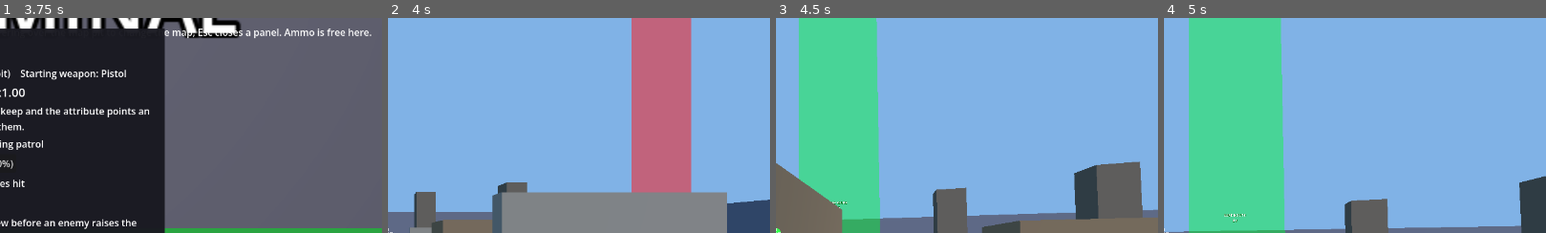
Above: before the commit, frames 1-4 (left to right).
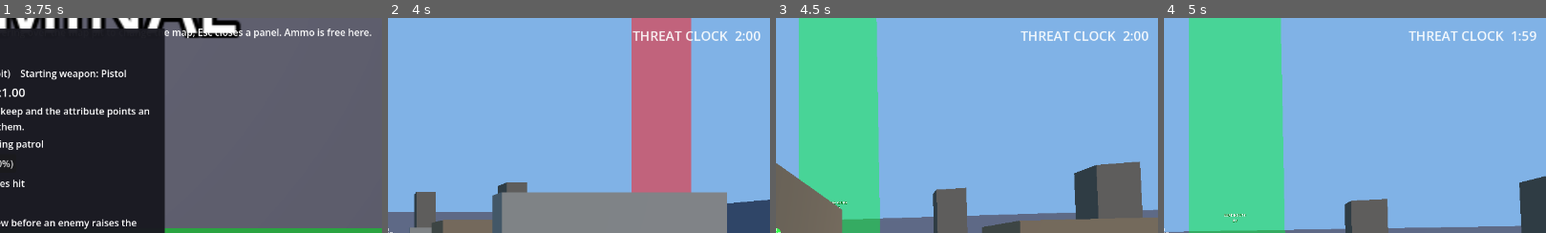
Above: after the commit, the same moments.

Repository: LearnEndlessly/VideoGameFoldr
Game: Godot game, scene res://main.tscn
Same seed, same stepped clock (60 frames per second), same inputs: the game is played once before the commit and once after it.
Inputs (mouse positions are % of the whole screen's width and height, from its top left):
- Up to frame 1 (3.75 s): tap Enter at 0.5 s; move the mouse to (55, 50) at 0.52 s; hold W from 0.53 s (still down); tap Tab at 0.6 s; click (55, 50) at 0.67 s; tap Space at 0.77, 1.52, 2.75, 3.02 s; move the mouse to (45, 50) at 1.27 s; tap 1 at 1.35 s; move the mouse to (52, 48) at 2.02 s; tap 2 at 2.1 s; move the mouse to (49, 52) at 2.77 s; tap R at 2.85 s; click (49, 52) at 2.92 s; move the mouse to (57, 51) at 3.52 s; tap E at 3.6 s
- Up to frame 2 (4 s): keep holding W; tap Space at 3.77 s
- Up to frame 3 (4.5 s): keep holding W; move the mouse to (42, 49) at 4.27 s; tap Shift at 4.35 s
- Up to frame 4 (5 s): keep holding W; tap Space at 4.52 s
The pictures show only the part of the screen within x 50-100%, y 0-50%; the shares and areas given below are measured in that part.

Frame 1 is identical in both runs. In frame 2, 0.6% of the frame differs, in the area x 64-98%, y 6-11%; in frame 3, 0.6%; in frame 4, 0.6%.

Commit message:
Step 3: threat clock countdown and an arrow to the nearest extract
- Top-right countdown to the threat clock from raid start: white, amber at
  30 s left, red at 10 s (all in data/tuning.gd). When the clock fires it
  becomes a "patrols converging" indicator next to the existing banner.
- After the clock fires, a small arrow on a ring around the crosshair
  points to the nearest extract zone with its route and distance
  (THREAT_EXTRACT_TICK, default on).

Co-Authored-By: Claude Sonnet 5.5 <noreply@anthropic.com>

Diff:
--- a/data/tuning.gd
+++ b/data/tuning.gd
@@ -29,6 +29,14 @@
 const THREAT_DELAY_SECONDS := 120.0
 const THREAT_CONTINUOUS := true
 const THREAT_WAVE_SECONDS := 60.0
+# HUD for the threat clock: a countdown from the start of the raid that turns amber at
+# THREAT_COUNTDOWN_AMBER_SECONDS left and red at THREAT_COUNTDOWN_RED_SECONDS. Once the clock has fired it is
+# replaced by a "converging" indicator, and (if THREAT_EXTRACT_TICK) a small arrow on a ring of
+# THREAT_TICK_RADIUS px around the crosshair points toward the nearest extract zone.
+const THREAT_COUNTDOWN_AMBER_SECONDS := 30.0
+const THREAT_COUNTDOWN_RED_SECONDS := 10.0
+const THREAT_EXTRACT_TICK := true
+const THREAT_TICK_RADIUS := 110.0
 # Placement attempts per object before overlapping other objects is accepted.
 const SPAWN_TRIES := 200
 
--- /dev/null
+++ b/scripts/direction_tick.gd
@@ -0,0 +1,23 @@
+extends Control
+# A small arrow on a ring around the crosshair, pointing toward something in the world relative to where the
+# player is facing (up = straight ahead), with a short label. Anchored at the screen centre; main.gd sets
+# `angle` (radians, 0 = ahead, positive = to the right), `text`, `radius` (px) and `shown` every frame.
+
+var angle := 0.0
+var text := ""
+var radius := 110.0
+var shown := false
+var color := Color(1, 0.75, 0.1)
+
+func _process(_d: float) -> void:
+	queue_redraw()
+
+func _draw() -> void:
+	if not shown:
+		return
+	var dir := Vector2(sin(angle), -cos(angle))
+	var side := Vector2(-dir.y, dir.x)
+	var base := dir * radius
+	draw_colored_polygon(PackedVector2Array([base + dir * 12.0, base - dir * 4.0 + side * 8.0, base - dir * 4.0 - side * 8.0]), color)
+	var label_at := dir * (radius + 26.0) + Vector2(-28.0, 5.0)
+	draw_string(ThemeDB.fallback_font, label_at, text, HORIZONTAL_ALIGNMENT_LEFT, -1.0, 14, color)
--- a/scripts/main.gd
+++ b/scripts/main.gd
@@ -18,6 +18,7 @@
 const AmmoBar = preload("res://scripts/ammo_bar.gd")
 const Crosshair = preload("res://scripts/crosshair.gd")
 const Spawner = preload("res://scripts/spawner.gd")
+const DirectionTick = preload("res://scripts/direction_tick.gd")
 const Hub = preload("res://scripts/hub.gd")
 const Difficulty = preload("res://data/difficulty.gd")
 
@@ -49,7 +50,7 @@
 	"b_max_path": Tuning.EXTRACT_B_MAX_PATH, "min_separation": Tuning.EXTRACT_MIN_SEPARATION,
 	"min_base_distance": Tuning.EXTRACT_MIN_BASE_DISTANCE, "b_hold": Tuning.EXTRACT_B_HOLD_SECONDS,
 	"b_noise_radius": Tuning.EXTRACT_B_NOISE_RADIUS, "beam_reveal_radius": Tuning.EXTRACT_BEAM_REVEAL_RADIUS,
-	"beam_always_visible": Tuning.EXTRACT_BEAM_ALWAYS_VISIBLE}
+	"beam_always_visible": Tuning.EXTRACT_BEAM_ALWAYS_VISIBLE, "threat_tick": Tuning.THREAT_EXTRACT_TICK}
 var half_w := 30.0  # half the map width (x) and depth (z), set per raid
 var half_d := 30.0
 var structures: Array = []  # loot areas: {"id", "center", "rect": Rect2 on the XZ plane}
@@ -73,6 +74,8 @@
 var _extract_label: Label
 var _extract_bar: ProgressBar
 var _banner: Label
+var _threat_label: Label  # top right: the threat clock countdown, then "converging"
+var _tick: Control  # arrow toward the nearest extract zone, after the threat clock fires
 var _banner_time := 0.0
 var _hp_bar: ProgressBar
 var _stats_label: Label
@@ -222,6 +225,18 @@
 	_banner.set_anchors_and_offsets_preset(Control.PRESET_CENTER_TOP)
 	_banner.grow_horizontal = Control.GROW_DIRECTION_BOTH
 	_banner.offset_top = 140  # below the extract countdown, clear of the HUD text
+	_threat_label = Label.new()
+	_threat_label.add_theme_font_size_override("font_size", 22)
+	_threat_label.horizontal_alignment = HORIZONTAL_ALIGNMENT_RIGHT
+	layer.add_child(_threat_label)
+	_threat_label.set_anchors_and_offsets_preset(Control.PRESET_TOP_RIGHT)
+	_threat_label.grow_horizontal = Control.GROW_DIRECTION_BEGIN
+	_threat_label.offset_top = 14
+	_threat_label.offset_right = -16
+	_tick = DirectionTick.new()
+	_tick.radius = Tuning.THREAT_TICK_RADIUS
+	layer.add_child(_tick)
+	_tick.set_anchors_and_offsets_preset(Control.PRESET_CENTER)
 	add_child(layer)
 
 func _build_extract_hud(layer: CanvasLayer) -> void:
@@ -317,7 +332,8 @@
 	_banner.visible = _banner_time > 0.0
 	var hold := raid.hold_seconds_for(raid.extract_zone) if raid.extracting else raid.hold_seconds
 	_update_status_hud()
-	_hud.text = "%s %s\n%s" % ["[SAFE]" if _player.safe else "", "[PATROLS CONVERGING]" if raid.threat_active else "", _enemy_status()]
+	_hud.text = "%s\n%s" % ["[SAFE]" if _player.safe else "", _enemy_status()]
+	_update_threat_hud()
 	_help.text = "WASD move, Shift sprint (loud!), Space jump, LMB shoot, R reload, E open crate, Tab backpack, Esc free m …(218 unchanged characters)…
 	for z in extract_zones:
 		var shown := beam_shown(z)
@@ -338,6 +354,52 @@
 func _on_picked_up(id: String, qty: int) -> void:
 	Sfx.play("pickup")
 	_feed_row(id, "+%d %s" % [qty, id.replace("_", " ")])
+
+# What the threat clock HUD shows now: {"mode": "countdown" | "converging" | "none", "seconds", "tone": "normal" |
+# "amber" | "red"}. A countdown from the start of the raid; amber and red as it runs low; once it has fired,
+# "converging" for as long as patrols are converging.
+func threat_hud_state() -> Dictionary:
+	var left: float = raid.threat_countdown()
+	if left >= 0.0:
+		var tone := "red" if left <= Tuning.THREAT_COUNTDOWN_RED_SECONDS else ("amber" if left <= Tuning.THREAT_COUNTDOWN_AMBER_SECONDS else "normal")
+		return {"mode": "countdown", "seconds": left, "tone": tone}
+	if raid.threat_active:
+		return {"mode": "converging", "seconds": 0.0, "tone": "red"}
+	return {"mode": "none", "seconds": 0.0, "tone": "normal"}
+
+# The extract zone nearest the player (straight line) and the arrow's angle to it: 0 = straight ahead.
+func nearest_extract_bearing() -> Dictionary:
+	var best: Dictionary = extract_zones[0]
+	var p := _player.global_position
+	for z in extract_zones:
+		if Vector2(p.x - z["pos"].x, p.z - z["pos"].z).length() < Vector2(p.x - best["pos"].x, p.z - best["pos"].z).length():
+			best = z
+	var to := Vector3(best["pos"].x - p.x, 0, best["pos"].z - p.z)
+	var local := _player.global_transform.basis.inverse() * to
+	return {"zone": best, "angle": atan2(local.x, -local.z), "distance": to.length()}
+
+# True when the arrow toward the nearest extract zone is up: only after the clock has fired, and only if
+# the setting is on.
+func tick_shown() -> bool:
+	return bool(extract_cfg["threat_tick"]) and raid.threat_fired() and raid.state == raid.State.ACTIVE
+
+func _update_threat_hud() -> void:
+	var st := threat_hud_state()
+	var colors := {"normal": Color(1, 1, 1, 0.9), "amber": Color(1, 0.75, 0.1), "red": Color(1, 0.2, 0.2)}
+	_threat_label.add_theme_color_override("font_color", colors[st["tone"]])
+	match st["mode"]:
+		"countdown":
+			var secs := int(ceil(st["seconds"]))
+			_threat_label.text = "THREAT CLOCK  %d:%02d" % [secs / 60, secs % 60]
+		"converging":
+			_threat_label.text = "PATROLS CONVERGING"
+		_:
+			_threat_label.text = ""
+	_tick.shown = tick_shown()
+	if _tick.shown:
+		var b := nearest_extract_bearing()
+		_tick.angle = b["angle"]
+		_tick.text = "%s %.0f m" % ["SAFE" if b["zone"]["id"] == "A" else "FAST", b["distance"]]
 
 func _on_threat_started() -> void:
 	_banner.text = "THEY KNOW WHERE YOU ARE\nPatrols are closing in and will keep coming" if raid.threat_continuous \
--- a/scripts/raid.gd
+++ b/scripts/raid.gd
@@ -303,6 +303,16 @@
 # Every enemy heads for the player's position. In continuous mode _physics_process keeps
 # updating the target to the live position; in wave mode it is the position right now and
 # the wave ends after threat_wave_seconds.
+# Seconds until the threat clock fires, or -1 once it has (or if this raid never has one).
+func threat_countdown() -> float:
+	if _threat_reached or threat_delay <= 0.0 or threat_delay >= 1.0e6:
+		return -1.0
+	return maxf(threat_delay - elapsed, 0.0)
+
+# True once the threat clock has fired, even if a wave has since ended.
+func threat_fired() -> bool:
+	return _threat_reached
+
 func _start_threat() -> void:
 	threat_active = true
 	_threat_reached = true
